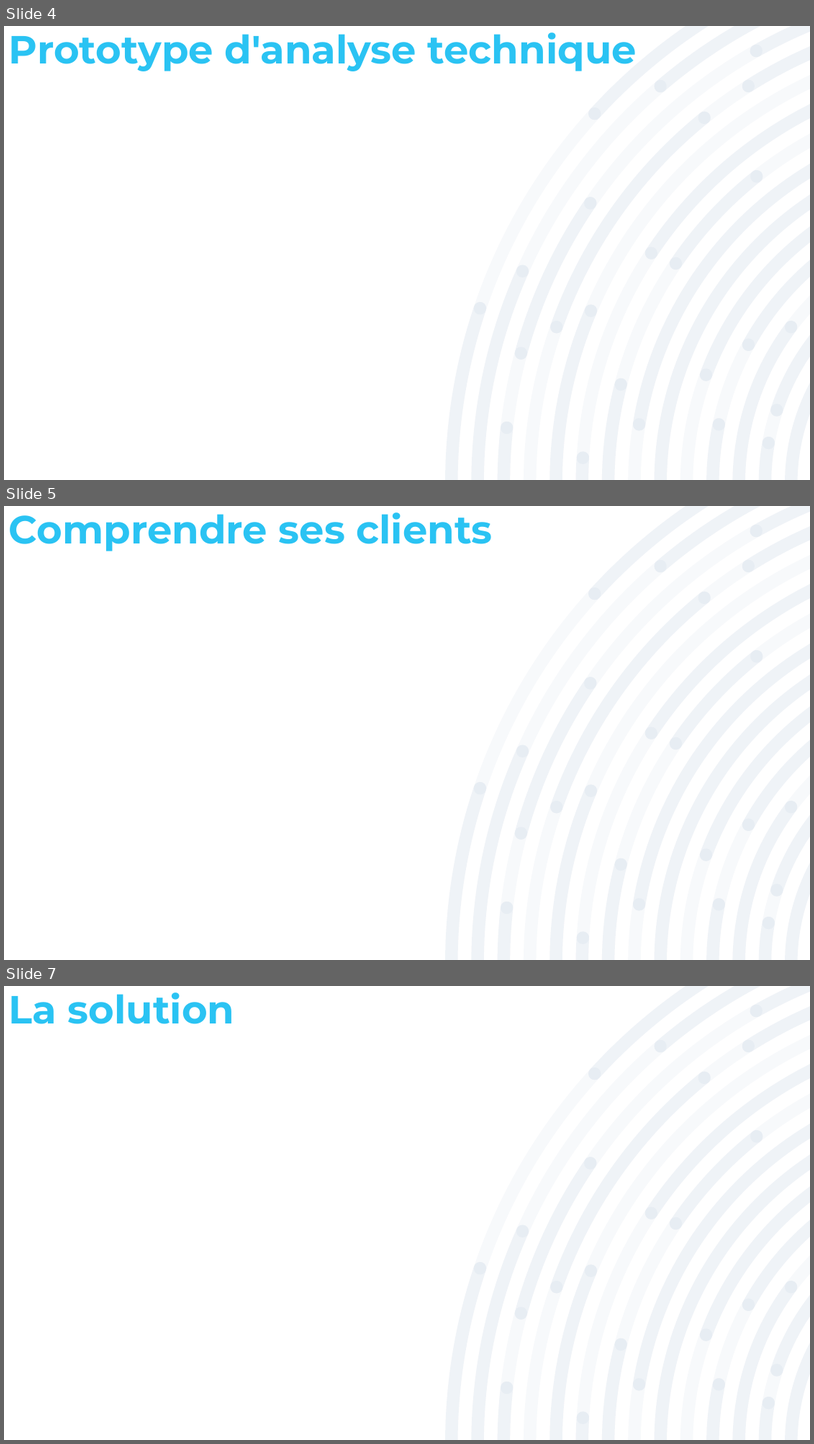
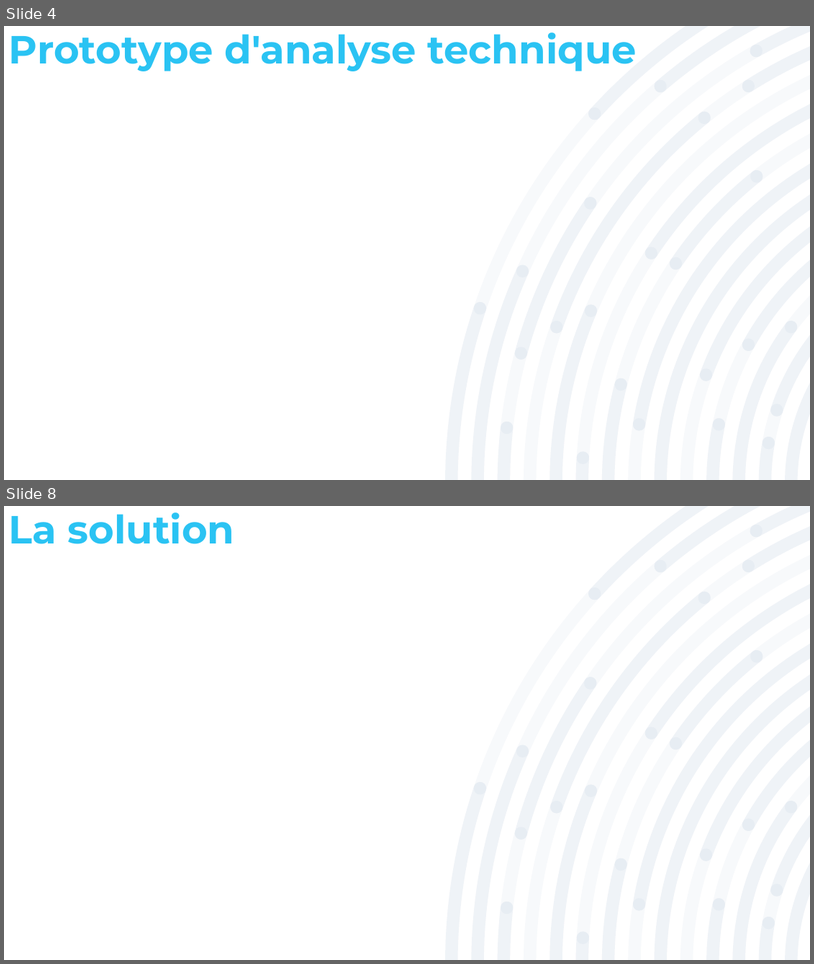
Before and after one commit to CHAHBAR-SOUFIANE/Projet_5_Mise-niveau_solicode.co, a slide deck: Présentation/Projet_5.pptx. Shown one above the other, each under a label of ours: slides 4, 5 and 7 before the commit, slides 4 and 8 after it; the slides between them are not shown. The pictures are 814x1444 and 814x964 pixels, drawn with LibreOffice and Linux fonts; fonts in the diff are those of the drawing. Boxes give left, top, right and bottom in pixels: in the first picture for what was removed or moved away, otherwise in the second. Text is boxed around its words. In the diff, an @@ line names an element or a change of style, - is before the commit and + after.

```diff
--- a/Présentation/Projet_5.pptx
+++ b/Présentation/Projet_5.pptx
@@ slide 5 removed at <box>4,506,810,960</box>, background #FFFFFF; not listed: 3 template elements that a slide beside it also shows @@
@@ title removed at <box>9,512,492,551</box> @@
-Comprendre ses clients
@@ what was slide 7 is now slide 8 @@
```
Also in this commit, not shown: 3 slides added, 1 other slide removed, 2 other files.
